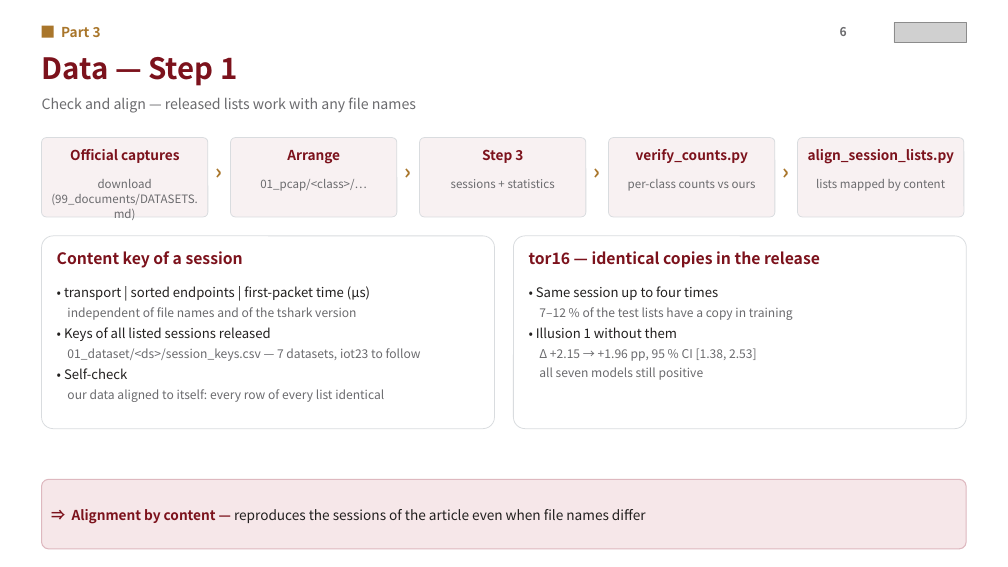
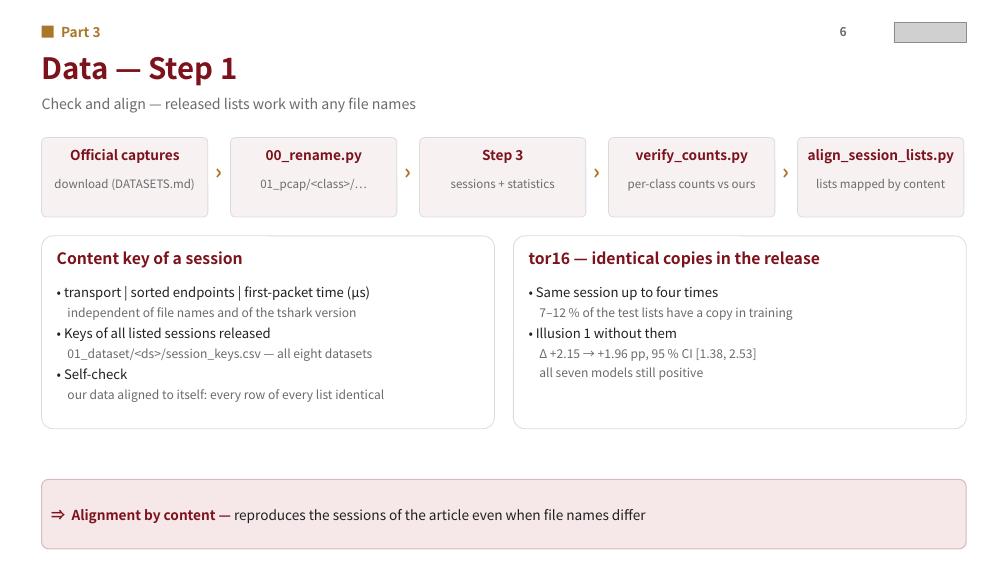
Before and after one commit to brave1094/refine-first-trust-later, a slide deck: slide 6 of 99_documents/guide_KU.pptx. Drawn at 1008x567 pixels with LibreOffice and Linux fonts; fonts in the diff are those of the drawing; grey boxes stand for pictures. Boxes give left, top, right and bottom in pixels: in the first picture for what was removed or moved away, otherwise in the second. Text is boxed around its words. In the diff, an @@ line names an element or a change of style, - is before the commit and + after.

```diff
--- a/99_documents/guide_KU.pptx
+++ b/99_documents/guide_KU.pptx
@@ text at [54, 179, 195, 190]: text changed @@
-download (99_documents/DATASETS.md)
+download (DATASETS.md)
@@ text at [266, 150, 362, 163]: text changed @@
-Arrange
+00_rename.py
@@ text at [67, 348, 373, 361]: text changed @@
-01_dataset/<ds>/session_keys.csv — 7 datasets, iot23 to follow
+01_dataset/<ds>/session_keys.csv — all eight datasets
```
Also in this commit, not shown: 3 other slides changed, 16 other files.
